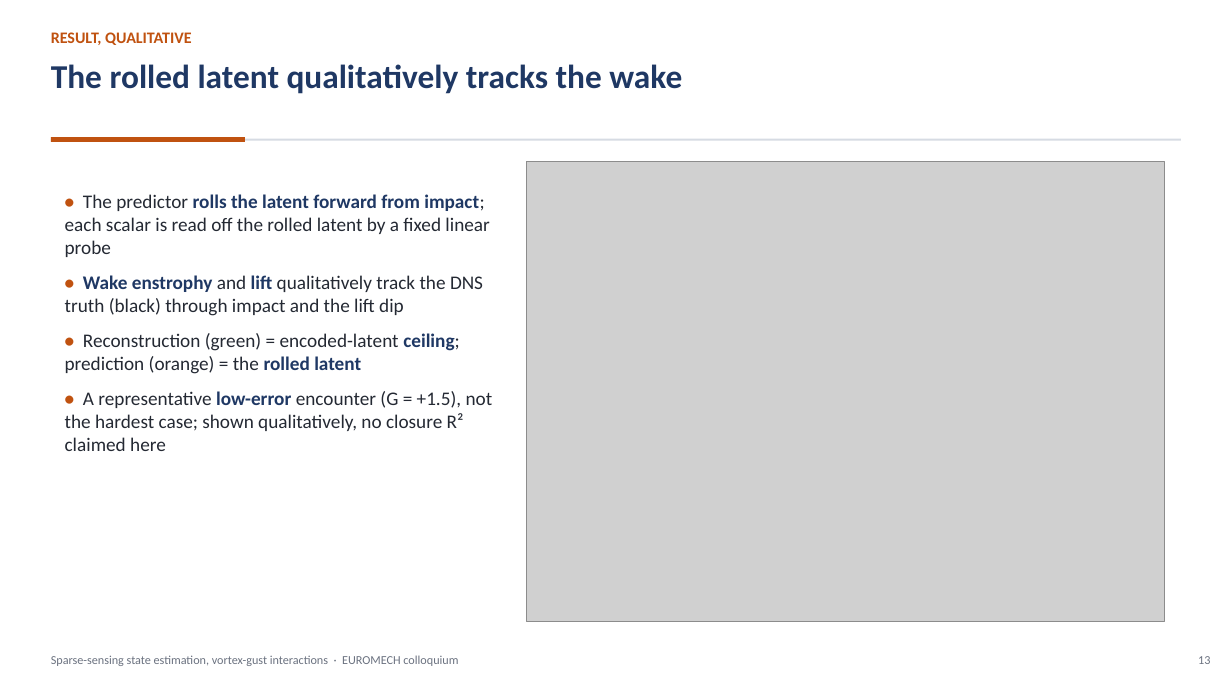
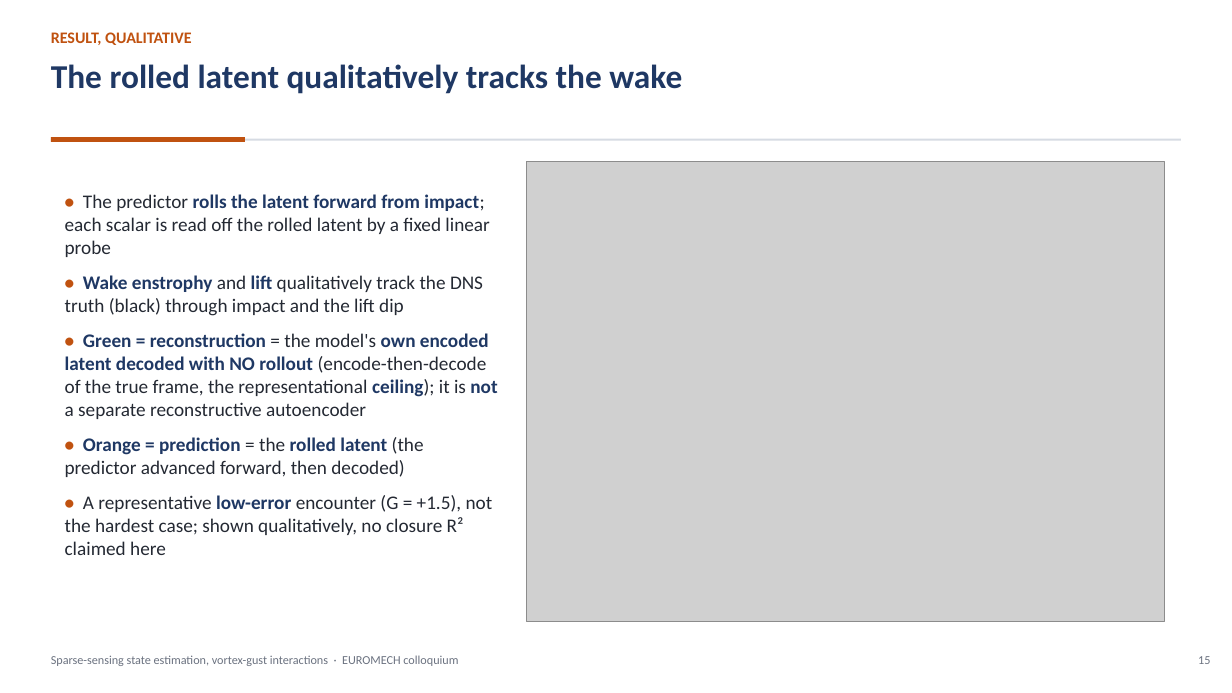
Before and after one commit to sanmi90/GUST-JEPA, a slide deck: slide 15 of paper/talk/euromech_gust_jepa.pptx (slide 13 before the commit). Drawn at 1232x693 pixels with LibreOffice and Linux fonts; fonts in the diff are those of the drawing; grey boxes stand for pictures. Boxes give left, top, right and bottom in pixels: in the first picture for what was removed or moved away, otherwise in the second. Text is boxed around its words. In the diff, an @@ line names an element or a change of style, - is before the commit and + after.

```diff
--- a/paper/talk/euromech_gust_jepa.pptx
+++ b/paper/talk/euromech_gust_jepa.pptx
@@ text at bbox=[65, 333, 497, 477]: text changed @@
-• Reconstruction (green) = encoded-latent ceiling; prediction (orange) = the rolled latent
+• Green = reconstruction = the model's own encoded latent decoded with NO rollout (encode-then-decode of the true frame, the representational ceiling); it is not a separate reconstructive autoencoder
+• Orange = prediction = the rolled latent (the predictor advanced forward, then decoded)
@@ text at bbox=[1198, 656, 1210, 664]: text changed @@
-13
+15
```
Also in this commit, not shown: 29 other slides changed, 1 slide added, 12 other files.
